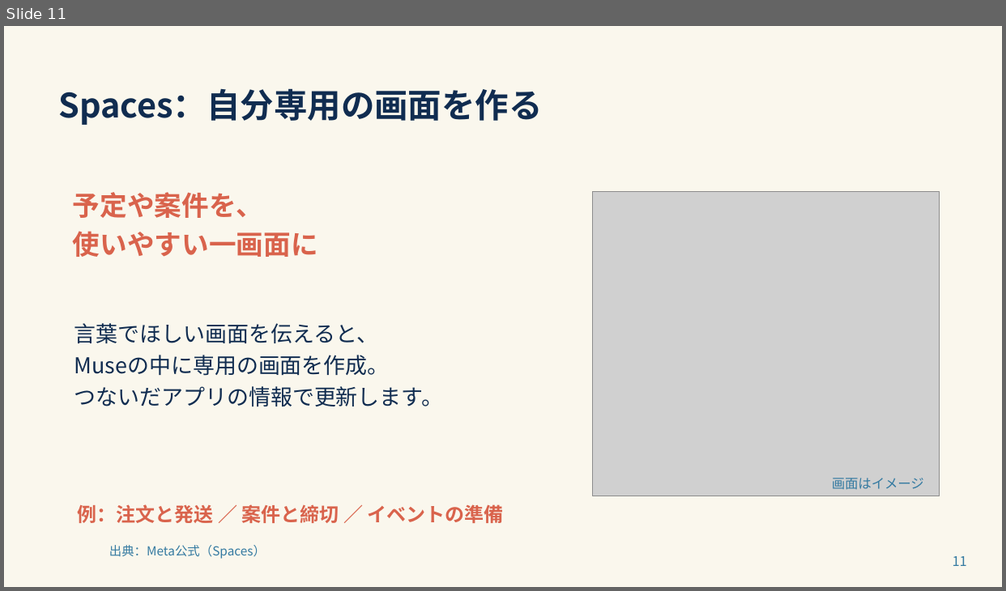
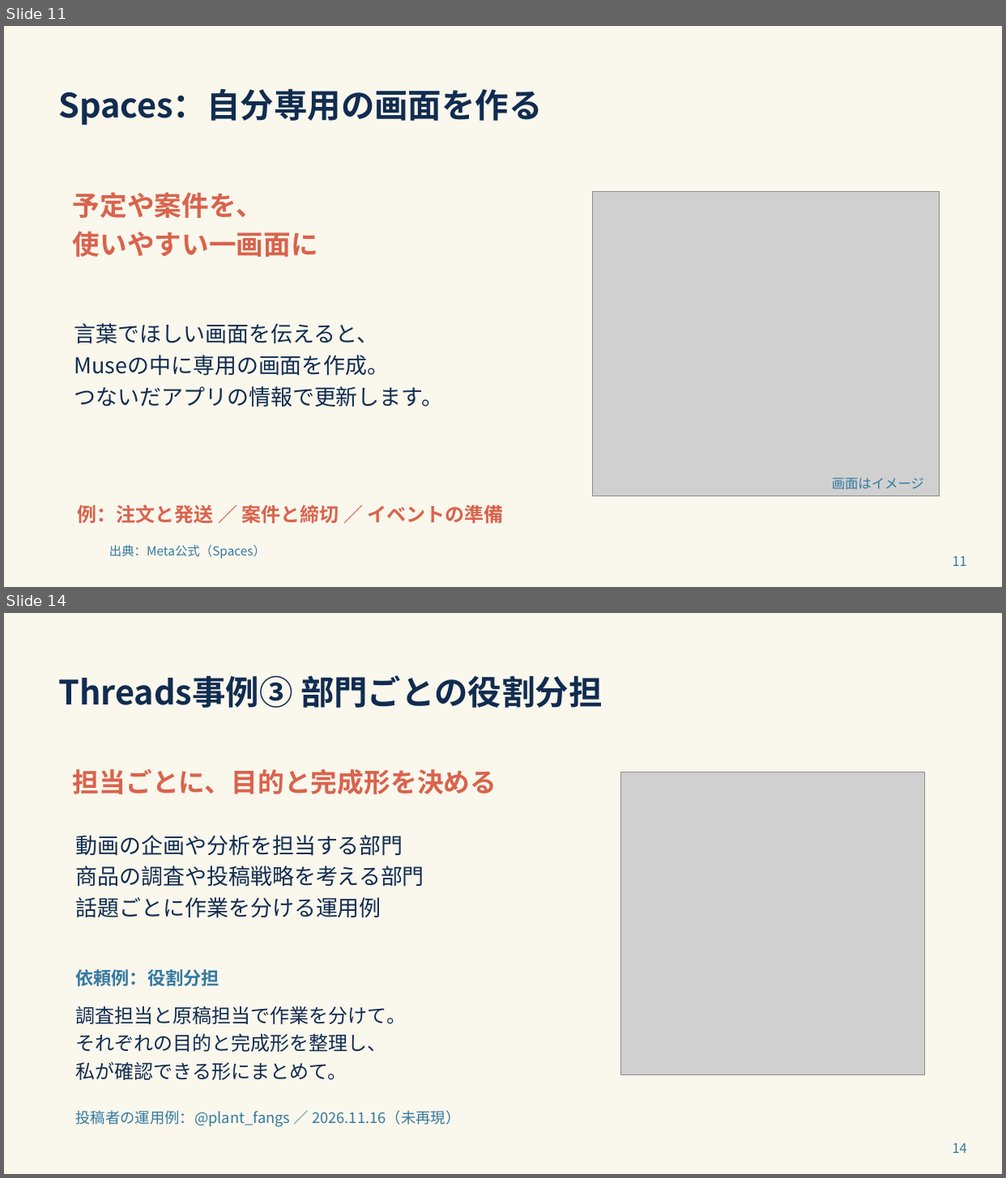
Before and after one commit to lc100068-cmd/muse-AiSeminar, a slide deck: slides/muse-ai-seminar.pptx. Shown one above the other, each under a label of ours: slide 11 before the commit, slides 11 and 14 after it; the slides between them are not shown. The pictures are 1006x591 and 1006x1178 pixels, drawn with LibreOffice and Linux fonts; fonts in the diff are those of the drawing; grey boxes stand for pictures; background and template pictures are left out. Boxes give left, top, right and bottom in pixels: in the first picture for what was removed or moved away, otherwise in the second. Text is boxed around its words. In the diff, an @@ line names an element or a change of style, - is before the commit and + after.

```diff
--- a/slides/muse-ai-seminar.pptx
+++ b/slides/muse-ai-seminar.pptx
@@ slide 14 added at bbox=[4, 613, 1002, 1174], background picture (left out) @@
@@ text added at bbox=[58, 675, 602, 708], 32.2 pt, text #102C50, bold @@
+Threads事例③ 部門ごとの役割分担
@@ text added at bbox=[73, 769, 497, 794], 25.5 pt, text #D9634C, bold @@
+担当ごとに、目的と完成形を決める
@@ picture added at bbox=[621, 772, 924, 1075] @@
@@ text added at bbox=[76, 835, 424, 918], 21 pt, text #102C50 @@
+動画の企画や分析を担当する部門
+商品の調査や投稿戦略を考える部門
+話題ごとに作業を分ける運用例
@@ text added at bbox=[76, 969, 219, 986], 17.2 pt, text #347AA1, bold @@
+依頼例：役割分担
@@ text added at bbox=[76, 1006, 407, 1080], 18.8 pt, text #102C50 @@
+調査担当と原稿担当で作業を分けて。
+それぞれの目的と完成形を整理し、
+私が確認できる形にまとめて。
@@ text added at bbox=[76, 1110, 460, 1127], 14.2 pt, text #347AA1 @@
+投稿者の運用例：@plant_fangs ／ 2026.11.16（未再現）
@@ text added at bbox=[953, 1144, 967, 1153], 12.8 pt, text #347AA1 @@
+14
```
Also in this commit, not shown: 7 slides changed, 4 other slides added, 28 other files.
